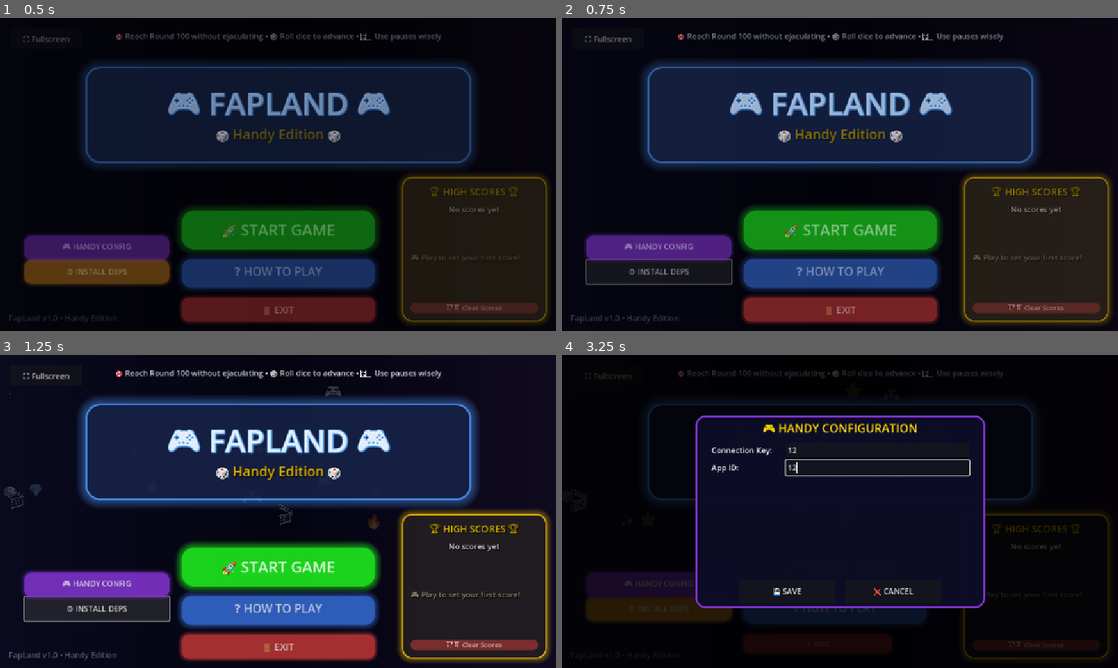
Above: before the commit, frames 1-4 (two rows, left to right).
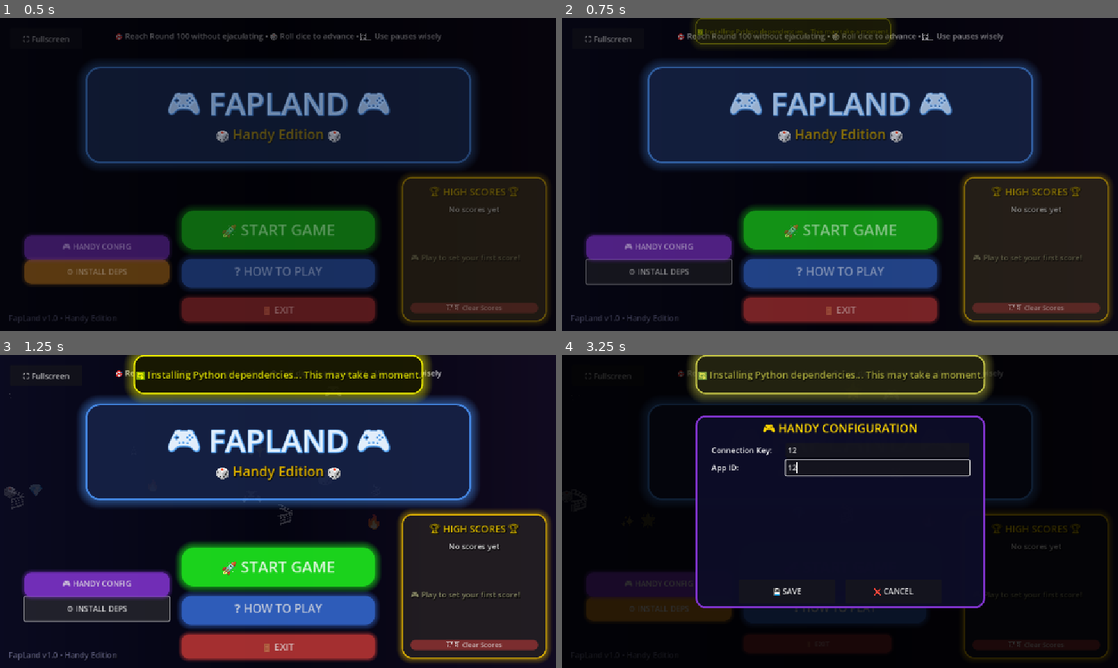
Above: after the commit, the same moments.

Repository: ZirconiumPen/FaplandHandyEdition
Game: Godot game, scene res://scenes/startup.tscn
The game is run twice, just before and just after one commit, with the same random seed, the same clock (stepped at 60 frames per second) and the same inputs.
Inputs (mouse positions are in pixels of both pictures, inside the frame that each line leads up to):
- Up to frame 1 (0.5 s): no input
- Up to frame 2 (0.75 s): click "⚙️ INSTALL DEPS" at 0.5 s
- Up to frame 3 (1.25 s): no input
- Up to frame 4 (3.25 s): click "🎮 HANDY CONFIG" at 1.25 s; click (878, 448) at 2.02 s; type "12" at 2.1 s; click (878, 467) at 2.25 s; type "12" at 2.33 s; click "❓ HOW TO PLAY" at 2.75 s

Frame 1 is identical in both runs. In frame 2, 0.9% of the frame differs, in the area x 23-60%, y 0-9%; in frame 3, 3.4%; in frame 4, 7.6%, in the area x 22-78%, y 0-15%.

Commit message:
Move popup to main

Diff:
--- a/scenes/main_container.gd
+++ b/scenes/main_container.gd
@@ -14,6 +14,7 @@
 @onready var overlay: Control = $Overlay
 @onready var handy_config_box: Panel = $HandyConfigBox
 @onready var how_to_play_box: Panel = $HowToPlayBox
+@onready var popup_box: Panel = $PopupBox
 
 
 func _ready() -> void:
@@ -103,12 +104,10 @@
 			break
 
 	if not python_found:
-		# show_premium_popup(
-		# "❌ Python not found! Please install Python first from python.org", Color.RED
-		# )
+		popup_box.open("❌ Python not found! Please install Python first from python.org", Color.RED)
 		return
 
-	# show_premium_popup("🔄 Installing Python dependencies... This may take a moment.", Color.YELLOW)
+	popup_box.open("🔄 Installing Python dependencies... This may take a moment.", Color.YELLOW)
 
 	# Install required packages
 	var packages = ["requests", "python-vlc", "keyboard"]
@@ -121,7 +120,7 @@
 			OS.create_process("pip3", ["install", package])
 
 	await get_tree().create_timer(3.0).timeout
-	# show_premium_popup("✅ Dependencies installation completed!", Color.GREEN)
+	popup_box.open("✅ Dependencies installation completed!", Color.GREEN)
 
 
 func _on_handy_button_pressed() -> void:
@@ -134,13 +133,11 @@
 	var press_tween = create_tween()
 	press_tween.tween_property(start_button, "scale", Vector2.ONE, 0.1).from(0.95 * Vector2.ONE)
 
-	# Show loading message
-	# show_premium_popup("🎮 Loading FapLand Game...", Color.GREEN)
+	popup_box.open("🎮 Loading FapLand Game...", Color.GREEN)
+	# TODO: start loading here
 
-	# Wait for button animation
-	await get_tree().create_timer(0.5).timeout
+	await popup_box.done
 
-	# Premium transition out
 	await play_exit_animation()
 
 	get_tree().change_scene_to_packed(MainScene)
@@ -160,12 +157,11 @@
 func _on_exit_button_pressed() -> void:
 	print("🚪 Exit pressed")
 
-	var press_tween = create_tween()
-	press_tween.tween_property(exit_button, "scale", Vector2(0.95, 0.95), 0.1)
-	press_tween.tween_property(exit_button, "scale", Vector2(1.0, 1.0), 0.1)
+	var press_tween := create_tween()
+	press_tween.tween_property(exit_button, "scale", 0.95 * Vector2.ONE, 0.1)
+	press_tween.tween_property(exit_button, "scale", Vector2.ONE, 0.1)
 
-	# show_premium_popup("👋 Thanks for playing FapLand!", Color.YELLOW)
+	popup_box.open("👋 Thanks for playing FapLand!", Color.YELLOW)
 
-	# Wait for popup then exit
-	await get_tree().create_timer(1.5).timeout
+	await popup_box.done
 	get_tree().quit()
--- a/scenes/main_container.tscn
+++ b/scenes/main_container.tscn
@@ -14,6 +14,8 @@
 [ext_resource type="StyleBox" uid="uid://ectt20ddfq2f" path="res://ui/rounded_panel_exit_hover.tres" id="9_dktcb"]
 [ext_resource type="StyleBox" uid="uid://pq10vctlkt37" path="res://ui/rounded_panel_exit.tres" id="10_ectsu"]
 [ext_resource type="PackedScene" uid="uid://dwesryglekge2" path="res://scenes/how_to_play_box.tscn" id="14_tvm32"]
+[ext_resource type="PackedScene" uid="uid://b4keb3q83utsv" path="res://scenes/popup_box.tscn" id="15_xholb"]
+[ext_resource type="Script" uid="uid://d4msg6xtekugj" path="res://scenes/popup_box.gd" id="16_ktl6d"]
 
 [node name="MainContainer" type="Control"]
 layout_mode = 3
@@ -236,6 +238,17 @@
 layout_mode = 1
 overlay = NodePath("../Overlay")
 
+[node name="PopupBox" parent="." instance=ExtResource("15_xholb")]
+visible = false
+layout_mode = 1
+anchors_preset = 5
+anchor_left = 0.5
+anchor_right = 0.5
+offset_left = -300.0
+offset_right = 300.0
+grow_horizontal = 2
+script = ExtResource("16_ktl6d")
+
 [connection signal="pressed" from="FullscreenButton" to="." method="_on_fullscreen_button_pressed"]
 [connection signal="pressed" from="InstallButton" to="." method="_on_install_button_pressed"]
 [connection signal="pressed" from="HandyButton" to="." method="_on_handy_button_pressed"]
--- /dev/null
+++ b/scenes/popup_box.gd
@@ -0,0 +1,20 @@
+extends Panel
+
+signal done
+
+
+func open(message: String, color: Color = Color.YELLOW):
+	show()
+	%Label.text = message
+	modulate = Color(color, 0.0)
+	scale = 0.4 * Vector2.ONE
+
+	var popup_tween := create_tween()
+	popup_tween.set_parallel()
+	popup_tween.tween_property(self, "modulate", color, 0.4)
+	popup_tween.tween_property(self, "scale", Vector2.ONE, 0.4)
+	popup_tween.set_parallel(false)
+	popup_tween.tween_interval(2.0)
+	popup_tween.tween_property(self, "modulate", Color.TRANSPARENT, 0.8)
+	popup_tween.tween_callback(hide)
+	popup_tween.tween_callback(done.emit)
--- /dev/null
+++ b/scenes/popup_box.tscn
@@ -0,0 +1,31 @@
+[gd_scene load_steps=2 format=3 uid="uid://b4keb3q83utsv"]
+
+[ext_resource type="StyleBox" uid="uid://cbeg3qdjcb3vb" path="res://ui/popup_panel.tres" id="1_1jsh6"]
+
+[node name="PopupBox" type="Panel"]
+offset_left = 297.0
+offset_top = 12.0
+offset_right = 897.0
+offset_bottom = 92.0
+theme_override_styles/panel = ExtResource("1_1jsh6")
+
+[node name="MarginContainer" type="MarginContainer" parent="."]
+layout_mode = 1
+anchors_preset = 15
+anchor_right = 1.0
+anchor_bottom = 1.0
+grow_horizontal = 2
+grow_vertical = 2
+theme_override_constants/margin_left = 8
+theme_override_constants/margin_top = 8
+theme_override_constants/margin_right = 8
+theme_override_constants/margin_bottom = 8
+
+[node name="Label" type="Label" parent="MarginContainer"]
+unique_name_in_owner = true
+layout_mode = 2
+theme_override_colors/font_shadow_color = Color(0, 0, 0, 1)
+theme_override_constants/shadow_outline_size = 3
+theme_override_font_sizes/font_size = 20
+text = "MESSAGE"
+vertical_alignment = 1
--- a/scenes/startup.gd
+++ b/scenes/startup.gd
@@ -9,54 +9,5 @@
 
 func _ready():
 	print("🎮 Creating Premium FapLand Start Menu...")
-	get_node("PopupBox").visible = false
 
 	print("✅ Premium Start Menu ready!")
-
-
-func show_premium_popup(message: String, color: Color = Color.YELLOW):
-	"""Show premium popup message"""
-
-	var popup_container = get_node("PopupBox")
-	popup_container.visible = true
-	move_child(popup_container, get_child_count() - 1)
-	for child in popup_container.get_children():
-		child.queue_free()
-
-	var popup_style = StyleBoxFlat.new()
-	popup_style.bg_color = Color(0.02, 0.02, 0.08, 0.98)
-	popup_style.border_width_left = 3
-	popup_style.border_width_right = 3
-	popup_style.border_width_top = 3
-	popup_style.border_width_bottom = 3
-	popup_style.border_color = color
-	popup_style.corner_radius_top_left = 20
-	popup_style.corner_radius_top_right = 20
-	popup_style.corner_radius_bottom_left = 20
-	popup_style.corner_radius_bottom_right = 20
-	popup_style.shadow_color = Color(color.r, color.g, color.b, 0.5)
-	popup_style.shadow_size = 12
-	popup_container.add_theme_stylebox_override("panel", popup_style)
-	#add_child(popup_container)
-
-	var popup_label = Label.new()
-	popup_label.text = message
-	popup_label.set_anchors_and_offsets_preset(Control.PRESET_FULL_RECT)
-	popup_label.horizontal_alignment = HORIZONTAL_ALIGNMENT_CENTER
-	popup_label.vertical_alignment = VERTICAL_ALIGNMENT_CENTER
-	popup_label.add_theme_font_size_override("font_size", 20)
-	popup_label.add_theme_color_override("font_color", color)
-	popup_label.add_theme_color_override("font_shadow_color", Color.BLACK)
-	popup_label.add_theme_constant_override("shadow_outline_size", 3)
-	popup_container.add_child(popup_label)
-
-	# Premium popup animation
-	popup_container.modulate = Color.TRANSPARENT
-	popup_container.scale = Vector2(0.4, 0.4)
-
-	var popup_tween = create_tween()
-	popup_tween.parallel().tween_property(popup_container, "modulate", Color.WHITE, 0.4)
-	popup_tween.parallel().tween_property(popup_container, "scale", Vector2(1.0, 1.0), 0.4)
-	popup_tween.tween_interval(2.0)
-	popup_tween.parallel().tween_property(popup_container, "modulate", Color.TRANSPARENT, 0.8)
-	popup_tween.tween_callback(func(): popup_container.visible = false)
--- a/scenes/startup.tscn
+++ b/scenes/startup.tscn
@@ -12,12 +12,5 @@
 grow_vertical = 2
 script = ExtResource("1_t87yh")
 
-[node name="PopupBox" type="Panel" parent="."]
-layout_mode = 0
-offset_left = 297.0
-offset_top = 12.0
-offset_right = 897.0
-offset_bottom = 92.0
-
 [node name="MainContainer" parent="." instance=ExtResource("2_tpfpu")]
 layout_mode = 1
--- /dev/null
+++ b/ui/popup_panel.tres
@@ -0,0 +1,15 @@
+[gd_resource type="StyleBoxFlat" format=3 uid="uid://cbeg3qdjcb3vb"]
+
+[resource]
+bg_color = Color(0.02, 0.02, 0.08, 0.98)
+border_width_left = 3
+border_width_top = 3
+border_width_right = 3
+border_width_bottom = 3
+border_color = Color(1, 1, 1, 1)
+corner_radius_top_left = 20
+corner_radius_top_right = 20
+corner_radius_bottom_right = 20
+corner_radius_bottom_left = 20
+shadow_color = Color(1, 1, 1, 0.5)
+shadow_size = 21
Not shown: 1 places in scenes/main_container.tscn that only renumber resources
Not shown, added: scenes/popup_box.gd.uid
